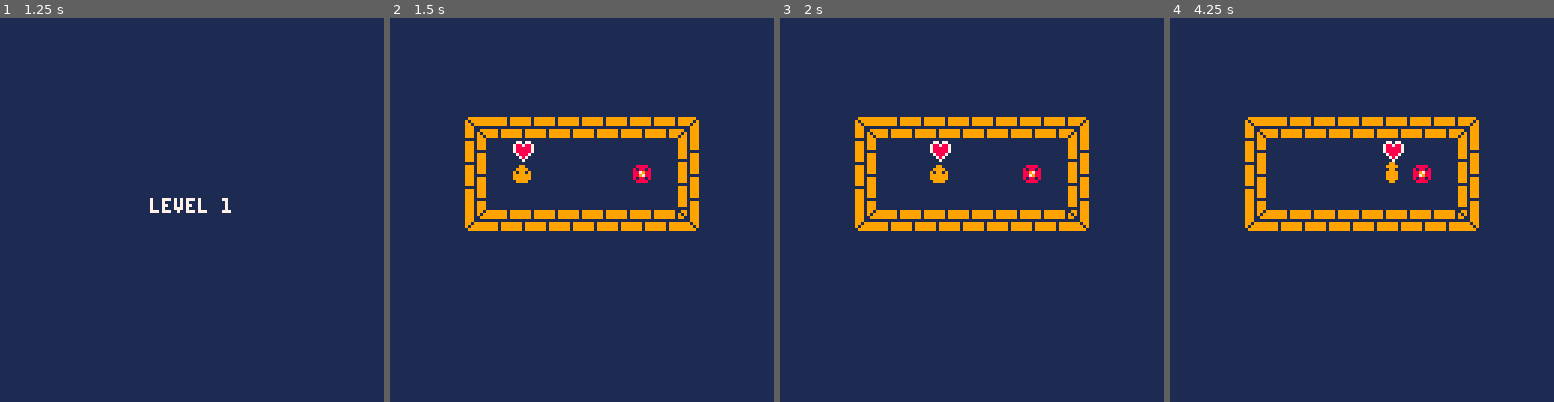
Above: before the commit, frames 1-4 (left to right).
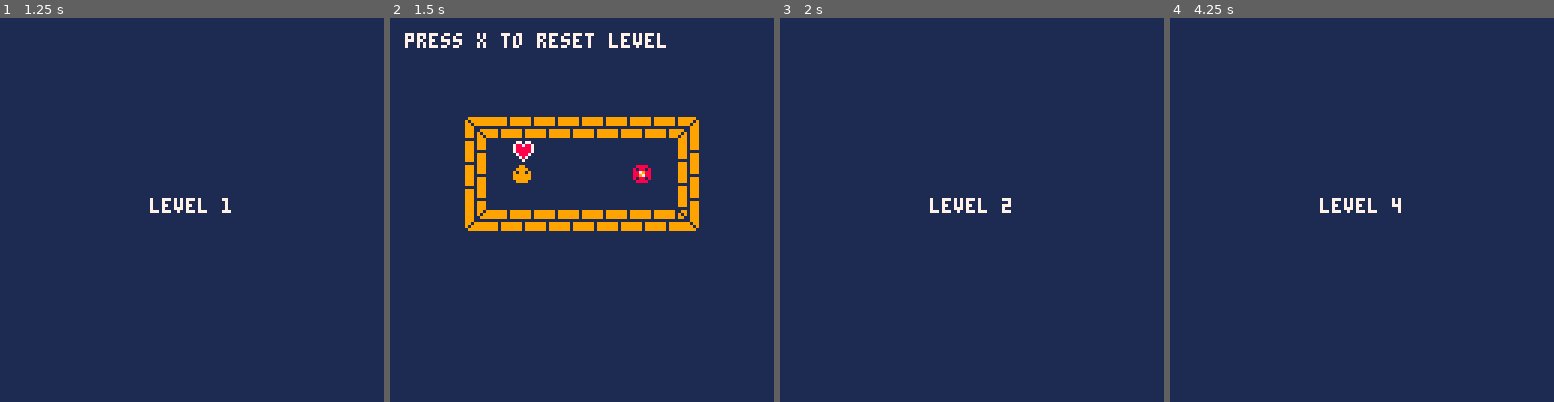
Above: after the commit, the same moments.

Repository: GameJams-fiwon123/GBJam8
Game: PICO-8 cartridge gbjam8.p8
The game is run twice, just before and just after one commit, with the same random seed, the same clock (stepped at 60 frames per second) and the same inputs.
Inputs:
- Up to frame 1 (1.25 s): tap X (X key) at 0.33, 1.07 s
- Up to frame 2 (1.5 s): no input
- Up to frame 3 (2 s): hold Right from 1.6 s (still down); tap X (X key) at 1.85 s
- Up to frame 4 (4.25 s): release Right at 2.1 s; hold Up 2.15-2.42 s; hold Right 2.47-3.03 s; tap X (X key) at 2.97, 4.08 s; hold Left 3.08-3.58 s; hold Down 3.63-3.97 s; hold Right from 4.02 s (still down)

Frame 1 is identical in both runs. In frame 2, 1.0% of the frame differs, in the area x 3-72%, y 3-8%; in frame 3, 7.3%, in the area x 19-81%, y 25-56%; in frame 4, 7.3%.

Commit message:
reset level e começado a fase 4

Diff:
--- a/gbjam8.p8
+++ b/gbjam8.p8
@@ -18,6 +18,9 @@
 flags = {
 	collision=0,
 	spike=1,
+	button=2,
+	door=3,
+	key=5,
 	portal=7
 }
 
@@ -105,6 +108,12 @@
  get_portals()
 end
 
+function show_level4()
+	add(slimes,new_slime(camera_pos.x+5*8,camera_pos.y+6*8,1))
+ get_portals()
+end
+
+
 function is_tile(x,y,type_tile)
 	local tile=mget(x/8, y/8)
 	return fget(tile, type_tile)
@@ -155,8 +164,22 @@
 	return false
 end
 
+function reset_level()
+ game.time=0
+
+ portals={}
+	slimes={}
+
+ game.update = update_anim_level
+	game.draw = draw_anim_level
+end
+
 function update_level()
 	anim_portals()
+
+	if btnp(❎) then
+	 reset_level()
+	end
 
  if not is_walking then
 	 input_walk()
@@ -225,6 +248,8 @@
 	 end
 	 palt(1,false)
 	end
+
+	print("press x to reset level",camera_pos.x+5,camera_pos.y+5,7)
 end
 
 function update_anim_level()
@@ -325,8 +350,31 @@
 	  	add(slimes,new_slime(slime.x, slime.y-1*8, slime.life/2))
    end
   elseif input.y != 0 then
-  	add(slimes,new_slime(slime.x+1*8, slime.y, slime.life/2))
-  	add(slimes,new_slime(slime.x-1*8, slime.y, slime.life/2))
+			if (is_tile(slime.x+1*8,slime.y,flags.collision) and
+      is_tile(slime.x-1*8,slime.y,flags.collision)) then
+	   if input.y > 0 then
+	    add(slimes,new_slime(slime.x, slime.y+1*8, slime.life/2))
+	   else
+	    add(slimes,new_slime(slime.x, slime.y-1*8, slime.life/2))
+	   end
+   elseif is_tile(slime.x+1*8,slime.y,flags.collision) then
+   	if input.y > 0 then
+	    add(slimes,new_slime(slime.x, slime.y-1*8, slime.life/2))
+   	else
+	    add(slimes,new_slime(slime.x, slime.y+1*8, slime.life/2))
+   	end
+   		add(slimes,new_slime(slime.x-1*8, slime.y, slime.life/2))
+   elseif is_tile(slime.x-1*8,slime.y,flags.collision) then
+   	if input.y > 0 then
+	    add(slimes,new_slime(slime.x, slime.y+1*8, slime.life/2))
+   	else
+	    add(slimes,new_slime(slime.x, slime.y-1*8, slime.life/2))
+   	end
+   		add(slimes,new_slime(slime.x+1*8, slime.y, slime.life/2))
+   else
+    add(slimes,new_slime(slime.x+1*8, slime.y, slime.life/2))
+  		add(slimes,new_slime(slime.x-1*8, slime.y, slime.life/2))
+   end
   end
   del(slimes,slime)
  else
@@ -484,60 +532,123 @@
 
 
 
+…(63 lines of a section not shown)…
 __gff__
-0000000000000000000000000000000000808002000101010100000000000000000000000001010101000000000000000000000000000000000000000000000000000000000000000000000000000000000000000000000000000000000000000000000000000000000000000000000000000000000000000000000000000000
+0000000000000000000000000000000000808002000101010100000000000000000400000001010101000000000000000008100000000000000000000000000000000000000000000000000000000000000000000000000000000000000000000000000000000000000000000000000000000000000000000000000000000000
 0000000000000000000000000000000000000000000000000000000000000000000000000000000000000000000000000000000000000000000000000000000000000000000000000000000000000000000000000000000000000000000000000000000000000000000000000000000000000000000000000000000000000000
 __map__
-1414141414141414141414141414141414141414141414141414141414141414141414141414141414141414141414141414141414141414141414000000000000000000000000000000000000000000000000000000000000000000000000000000000000000000000000000000000000000000000000000000000000000000
-1414141414141414141414141414141414141414141414141414141414141414141414141414141414141414141414141414141414141414141414000000000000000000000000000000000000000000000000000000000000000000000000000000000000000000000000000000000000000000000000000000000000000000
-1414141414141414141414141414141414141414141414141414141414141414141414141414141414141414141414141414141414141414141414000000000000000000000000000000000000000000000000000000000000000000000000000000000000000000000000000000000000000000000000000000000000000000
-1414141414141414141414141414141414141414141414141414141414141414141414141414141414141414141414141414141414141414141414000000000000000000000000000000000000000000000000000000000000000000000000000000000000000000000000000000000000000000000000000000000000000000
-1414141715151515151515151814141414141417151515151515151518141414141414171515151515151515181414141414141414141414141414000000000000000000000000000000000000000000000000000000000000000000000000000000000000000000000000000000000000000000000000000000000000000000
-1414141614141414141414142614141414141416141414141414141126141414141414161414141413141411261414141414141414141414141414000000000000000000000000000000000000000000000000000000000000000000000000000000000000000000000000000000000000000000000000000000000000000000
-1414141614141414141411142614141414141416141414141314142526141414141414161314141414142525261414141414141414141414141414000000000000000000000000000000000000000000000000000000000000000000000000000000000000000000000000000000000000000000000000000000000000000000
-1414141614141414141414142614141414141416141414141414141126141414141414161414141413141411261414141414141414141414141414000000000000000000000000000000000000000000000000000000000000000000000000000000000000000000000000000000000000000000000000000000000000000000
-1414142725252525252525252814141414141427252525252525252528141414141414272525252525252525281414141414141414141414141414000000000000000000000000000000000000000000000000000000000000000000000000000000000000000000000000000000000000000000000000000000000000000000
-1414141414141414141414141414141414141414141414141414141414141414141414141414141414141414141414141414141414141414141414000000000000000000000000000000000000000000000000000000000000000000000000000000000000000000000000000000000000000000000000000000000000000000
-1414141414141414141414141414141414141414141414141414141414141414141414141414141414141414141414141414141414141414141414000000000000000000000000000000000000000000000000000000000000000000000000000000000000000000000000000000000000000000000000000000000000000000
-1414141414141414141414141414141414141414141414141414141414141414141414141414141414141414141414141414141414141414141414000000000000000000000000000000000000000000000000000000000000000000000000000000000000000000000000000000000000000000000000000000000000000000
-1414141414141414141414141414141414141414141414141414141414141414141414141414141414141414141414141414141414141414141414000000000000000000000000000000000000000000000000000000000000000000000000000000000000000000000000000000000000000000000000000000000000000000
-1414141414141414141414141414141414141414141414141414141414141414141414141414141414141414141414141414141414141414141414000000000000000000000000000000000000000000000000000000000000000000000000000000000000000000000000000000000000000000000000000000000000000000
-1414141414141414141414141414141414141414141414141414141414141414141414141414141414141414141414141414141414141414141414000000000000000000000000000000000000000000000000000000000000000000000000000000000000000000000000000000000000000000000000000000000000000000
-1414141414141414141414141414141414141414141414141414141414141414141414141414141414141414141414141414141414141414141414000000000000000000000000000000000000000000000000000000000000000000000000000000000000000000000000000000000000000000000000000000000000000000
-1414141414141414141414141414141414141414141414141414141414141414141414141414141414141414141414141414141414141414141414000000000000000000000000000000000000000000000000000000000000000000000000000000000000000000000000000000000000000000000000000000000000000000
-1414141414141414141414141414141414141414141414141414141414141414141414141414141414141414141414141414141414141414141414000000000000000000000000000000000000000000000000000000000000000000000000000000000000000000000000000000000000000000000000000000000000000000
-1414141414141414141414141414141414141414141414141414141414141414141414141414141414141414141414141414141414141414141414000000000000000000000000000000000000000000000000000000000000000000000000000000000000000000000000000000000000000000000000000000000000000000
-1414141414141414141414141414141414141414141414141414141414141414141414141414141414141414141414141414141414141414141414000000000000000000000000000000000000000000000000000000000000000000000000000000000000000000000000000000000000000000000000000000000000000000
-1414141414141414141414141414141414141414141414141414141414141414141414141414141414141414141414141414141414141414141414000000000000000000000000000000000000000000000000000000000000000000000000000000000000000000000000000000000000000000000000000000000000000000
-1414141414141414141414141414141414141414141414141414141414141414141414141414141414141414141414141414141414141414141414000000000000000000000000000000000000000000000000000000000000000000000000000000000000000000000000000000000000000000000000000000000000000000
-1414141414141414141414141414141414141414141414141414141414141414141414141414141414141414141414141414141414141414141414000000000000000000000000000000000000000000000000000000000000000000000000000000000000000000000000000000000000000000000000000000000000000000
-1414141414141414141414141414141414141414141414141414141414141414141414141414141414141414141414141414141414141414141414000000000000000000000000000000000000000000000000000000000000000000000000000000000000000000000000000000000000000000000000000000000000000000
-1414141414141414141414141414141414141414141414141414141414141414141414141414141414141414141414141414141414141414141414000000000000000000000000000000000000000000000000000000000000000000000000000000000000000000000000000000000000000000000000000000000000000000
-1414141414141414141414141414141414141414141414141414141414141414141414141414141414141414141414141414141414141414141414000000000000000000000000000000000000000000000000000000000000000000000000000000000000000000000000000000000000000000000000000000000000000000
-1414141414141414141414141414141414141414141414141414141414141414141414141414141414141414141414141414141414141414141414000000000000000000000000000000000000000000000000000000000000000000000000000000000000000000000000000000000000000000000000000000000000000000
-1414141414141414141414141414141414141414141414141414141414141414141414141414141414141414141414141414141414141414141414000000000000000000000000000000000000000000000000000000000000000000000000000000000000000000000000000000000000000000000000000000000000000000
-1414141414141414141414141414141414141414141414141414141414141414141414141414141414141414141414141414141414141414141414000000000000000000000000000000000000000000000000000000000000000000000000000000000000000000000000000000000000000000000000000000000000000000
-1414141414141414141414141414141414141414141414141414141414141414141414141414141414141414141414141414141414141414141414000000000000000000000000000000000000000000000000000000000000000000000000000000000000000000000000000000000000000000000000000000000000000000
-1414141414141414141414141414141414141414141414141414141414141414141414141414141414141414141414141414141414141414141414000000000000000000000000000000000000000000000000000000000000000000000000000000000000000000000000000000000000000000000000000000000000000000
-1414141414141414141414141414141414141414141414141414141414141414141414141414141414141414141414141414141414141414141414000000000000000000000000000000000000000000000000000000000000000000000000000000000000000000000000000000000000000000000000000000000000000000
-…(21 lines of a section not shown)…
+1414141414141414141414141414141414141414141414141414141414141414141414141414141414141414141414141414141414141414141414141414141414141414141414141414141414141414141414141414141414141414141414141414141414141414141414141414141414141414141414141414141414141414
+1414141414141414141414141414141414141414141414141414141414141414141414141414141414141414141414141414141414141414141414141414141414141414141414141414141414141414141414141414141414141414141414141414141414141414141414141414141414141414141414141414141414141414
+1414141414141414141414141414141414141414141414141414141414141414141414141414141414141414141414141414141414141414141414141414141414141414141414141414141414141414141414141414141414141414141414141414141414141414141414141414141414141414141414141414141414141414
+1414141414141414141414141414141414141414141414141414141414141414141414141414141414141414141414141414141414141414141414141414141414141414141414141414141414141414141414141414141414141414141414141414141414141414141414141414141414141414141414141414141414141414
+1414141715151515151515151814141414141417151515151515151518141414141414171515151515151515181414141414141715151515151515151814141414141414141414141414141414141414141414141414141414141414141414141414141414141414141414141414141414141414141414141414141414141414
+1414141614141414141414142614141414141416141414141414141126141414141414161414141413141411261414141414141621131414141414272614141414141414141414141414141414141414141414141414141414141414141414141414141414141414141414141414141414141414141414141414141414141414
+1414141614141414141411142614141414141416141414141314142526141414141414161314141414142525261414141414141614141413141431112614141414141414141414141414141414141414141414141414141414141414141414141414141414141414141414141414141414141414141414141414141414141414
+1414141614141414141414142614141414141416141414141414141126141414141414161414141413141411261414141414141614261414141417152614141414141414141414141414141414141414141414141414141414141414141414141414141414141414141414141414141414141414141414141414141414141414
+1414142725252525252525252814141414141427252525252525252528141414141414272525252525252525281414141414142725252525252525252814141414141414141414141414141414141414141414141414141414141414141414141414141414141414141414141414141414141414141414141414141414141414
+1414141414141414141414141414141414141414141414141414141414141414141414141414141414141414141414141414141414141414141414141414141414141414141414141414141414141414141414141414141414141414141414141414141414141414141414141414141414141414141414141414141414141414
+1414141414141414141414141414141414141414141414141414141414141414141414141414141414141414141414141414141414141414141414141414141414141414141414141414141414141414141414141414141414141414141414141414141414141414141414141414141414141414141414141414141414141414
+1414141414141414141414141414141414141414141414141414141414141414141414141414141414141414141414141414141414141414141414141414141414141414141414141414141414141414141414141414141414141414141414141414141414141414141414141414141414141414141414141414141414141414
+1414141414141414141414141414141414141414141414141414141414141414141414141414141414141414141414141414141414141414141414141414141414141414141414141414141414141414141414141414141414141414141414141414141414141414141414141414141414141414141414141414141414141414
+1414141414141414141414141414141414141414141414141414141414141414141414141414141414141414141414141414141414141414141414141414141414141414141414141414141414141414141414141414141414141414141414141414141414141414141414141414141414141414141414141414141414141414
+1414141414141414141414141414141414141414141414141414141414141414141414141414141414141414141414141414141414141414141414141414141414141414141414141414141414141414141414141414141414141414141414141414141414141414141414141414141414141414141414141414141414141414
+1414141414141414141414141414141414141414141414141414141414141414141414141414141414141414141414141414141414141414141414141414141414141414141414141414141414141414141414141414141414141414141414141414141414141414141414141414141414141414141414141414141414141414
+1414141414141414141414141414141414141414141414141414141414141414141414141414141414141414141414141414141414141414141414141414141414141414141414141414141414141414141414141414141414141414141414141414141414141414141414141414141414141414141414141414141414141414
+1414141414141414141414141414141414141414141414141414141414141414141414141414141414141414141414141414141414141414141414141414141414141414141414141414141414141414141414141414141414141414141414141414141414141414141414141414141414141414141414141414141414141414
+1414141414141414141414141414141414141414141414141414141414141414141414141414141414141414141414141414141414141414141414141414141414141414141414141414141414141414141414141414141414141414141414141414141414141414141414141414141414141414141414141414141414141414
+1414141414141414141414141414141414141414141414141414141414141414141414141414141414141414141414141414141414141414141414141414141414141414141414141414141414141414141414141414141414141414141414141414141414141414141414141414141414141414141414141414141414141414
+1414141414141414141414141414141414141414141414141414141414141414141414141414141414141414141414141414141414141414141414141414141414141414141414141414141414141414141414141414141414141414141414141414141414141414141414141414141414141414141414141414141414141414
+1414141414141414141414141414141414141414141414141414141414141414141414141414141414141414141414141414141414141414141414141414141414141414141414141414141414141414141414141414141414141414141414141414141414141414141414141414141414141414141414141414141414141414
+1414141414141414141414141414141414141414141414141414141414141414141414141414141414141414141414141414141414141414141414141414141414141414141414141414141414141414141414141414141414141414141414141414141414141414141414141414141414141414141414141414141414141414
+1414141414141414141414141414141414141414141414141414141414141414141414141414141414141414141414141414141414141414141414141414141414141414141414141414141414141414141414141414141414141414141414141414141414141414141414141414141414141414141414141414141414141414
+1414141414141414141414141414141414141414141414141414141414141414141414141414141414141414141414141414141414141414141414141414141414141414141414141414141414141414141414141414141414141414141414141414141414141414141414141414141414141414141414141414141414141414
+1414141414141414141414141414141414141414141414141414141414141414141414141414141414141414141414141414141414141414141414141414141414141414141414141414141414141414141414141414141414141414141414141414141414141414141414141414141414141414141414141414141414141414
+1414141414141414141414141414141414141414141414141414141414141414141414141414141414141414141414141414141414141414141414141414141414141414141414141414141414141414141414141414141414141414141414141414141414141414141414141414141414141414141414141414141414141414
+1414141414141414141414141414141414141414141414141414141414141414141414141414141414141414141414141414141414141414141414141414141414141414141414141414141414141414141414141414141414141414141414141414141414141414141414141414141414141414141414141414141414141414
+1414141414141414141414141414141414141414141414141414141414141414141414141414141414141414141414141414141414141414141414141414141414141414141414141414141414141414141414141414141414141414141414141414141414141414141414141414141414141414141414141414141414141414
+1414141414141414141414141414141414141414141414141414141414141414141414141414141414141414141414141414141414141414141414141414141414141414141414141414141414141414141414141414141414141414141414141414141414141414141414141414141414141414141414141414141414141414
+1414141414141414141414141414141414141414141414141414141414141414141414141414141414141414141414141414141414141414141414141414141414141414141414141414141414141414141414141414141414141414141414141414141414141414141414141414141414141414141414141414141414141414
+1414141414141414141414141414141414141414141414141414141414141414141414141414141414141414141414141414141414141414141414141414141414141414141414141414141414141414141414141414141414141414141414141414141414141414141414141414141414141414141414141414141414141414
+…(21 lines of a section not shown)…
Not shown, changed: 64 lines of the sprite sheet (__gfx__) section of gbjam8.p8
